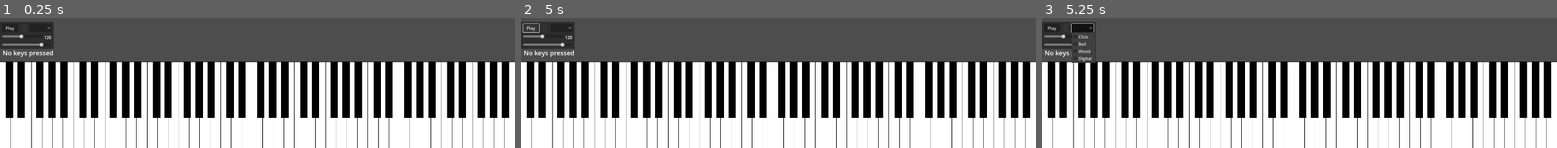
Above: before the commit, frames 1-3 (left to right).
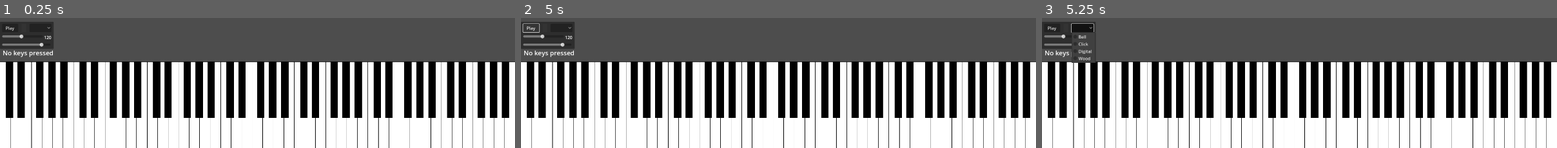
Above: after the commit, the same moments.

Repository: PianoFitness/piano-fitness-app
Game: Godot game, scene res://scenes/piano.tscn
Two runs of this game, one before a commit and one after it. Both use one fixed random seed, a clock stepped at 60 frames per second and the inputs below. The project has no main scene, so this scene is started directly.
Inputs (mouse positions are in pixels of both pictures, inside the frame that each line leads up to):
- Up to frame 1 (0.25 s): no input
- Up to frame 2 (5 s): click "Play" at 0.5 s; click "Stop" at 1.25 s; click "Play" at 2 s; click "Stop" at 2.75 s; click "Play" at 3.5 s; click "Stop" at 4.25 s
- Up to frame 3 (5.25 s): click (1083, 28) at 5 s

Frames 1-2 are identical in both runs. In frame 3, 0.1% of the frame differs, in the area x 7-10%, y 13-34%.

Commit message:
Update metronome

Diff:
--- a/app/scenes/metronome.gd
+++ b/app/scenes/metronome.gd
@@ -12,7 +12,7 @@
 var time_since_last_beat: float = 0.0
 var beat_interval: float
 var volume_db: float = -6.0
-var current_sound: String = "click"
+var current_sound: String = "digital"
 
 var sound_players: Dictionary = {}
 
@@ -65,7 +65,7 @@
 		$MarginContainer/VBox/TopRow/PlayButton.text = "Stop"
 
 func _on_sound_selected(idx: int):
-	var sounds = ["click", "bell", "wood", "digital"]
+	var sounds = ["bell", "click", "digital", "wood"]
 	current_sound = sounds[idx]
 
 func _on_tempo_changed(value: float):
--- a/app/scenes/metronome.tscn
+++ b/app/scenes/metronome.tscn
@@ -1,7 +1,10 @@
-[gd_scene load_steps=3 format=3 uid="uid://qnn08ykran7h"]
+[gd_scene load_steps=6 format=3 uid="uid://qnn08ykran7h"]
 
 [ext_resource type="Script" path="res://scenes/metronome.gd" id="1_m4k2l"]
 [ext_resource type="AudioStream" uid="uid://crqqgnqeton06" path="res://assets/sound/wood.wav" id="2_0o34l"]
+[ext_resource type="AudioStream" uid="uid://7imd0reh7i2h" path="res://assets/sound/click.wav" id="2_8uprq"]
+[ext_resource type="AudioStream" uid="uid://p5vc1at61fw6" path="res://assets/sound/bell.wav" id="3_eh2d5"]
+[ext_resource type="AudioStream" uid="uid://ch513gii8byda" path="res://assets/sound/digital.wav" id="4_yj8u2"]
 
 [node name="Metronome" type="PanelContainer"]
 anchors_preset = 2
@@ -15,19 +18,19 @@
 
 [node name="AudioPlayers" type="Node" parent="."]
 
-[node name="ClickPlayer" type="AudioStreamPlayer" parent="AudioPlayers"]
-stream = ExtResource("2_0o34l")
+[node name="BellPlayer" type="AudioStreamPlayer" parent="AudioPlayers"]
+stream = ExtResource("3_eh2d5")
 bus = &"Metronome"
 
-[node name="BellPlayer" type="AudioStreamPlayer" parent="AudioPlayers"]
-stream = ExtResource("2_0o34l")
+[node name="ClickPlayer" type="AudioStreamPlayer" parent="AudioPlayers"]
+stream = ExtResource("2_8uprq")
+bus = &"Metronome"
+
+[node name="DigitalPlayer" type="AudioStreamPlayer" parent="AudioPlayers"]
+stream = ExtResource("4_yj8u2")
 bus = &"Metronome"
 
 [node name="WoodPlayer" type="AudioStreamPlayer" parent="AudioPlayers"]
-stream = ExtResource("2_0o34l")
-bus = &"Metronome"
-
-[node name="DigitalPlayer" type="AudioStreamPlayer" parent="AudioPlayers"]
 stream = ExtResource("2_0o34l")
 bus = &"Metronome"
 
@@ -60,13 +63,13 @@
 layout_mode = 2
 size_flags_horizontal = 3
 item_count = 4
-popup/item_0/text = "Click"
-popup/item_1/text = "Bell"
-popup/item_1/id = 1
-popup/item_2/text = "Wood"
-popup/item_2/id = 2
-popup/item_3/text = "Digital"
-popup/item_3/id = 3
+popup/item_0/text = "Bell"
+popup/item_0/id = 1
+popup/item_1/text = "Click"
+popup/item_2/text = "Digital"
+popup/item_2/id = 3
+popup/item_3/text = "Wood"
+popup/item_3/id = 2
 
 [node name="TempoContainer" type="HBoxContainer" parent="MarginContainer/VBox"]
 layout_mode = 2
